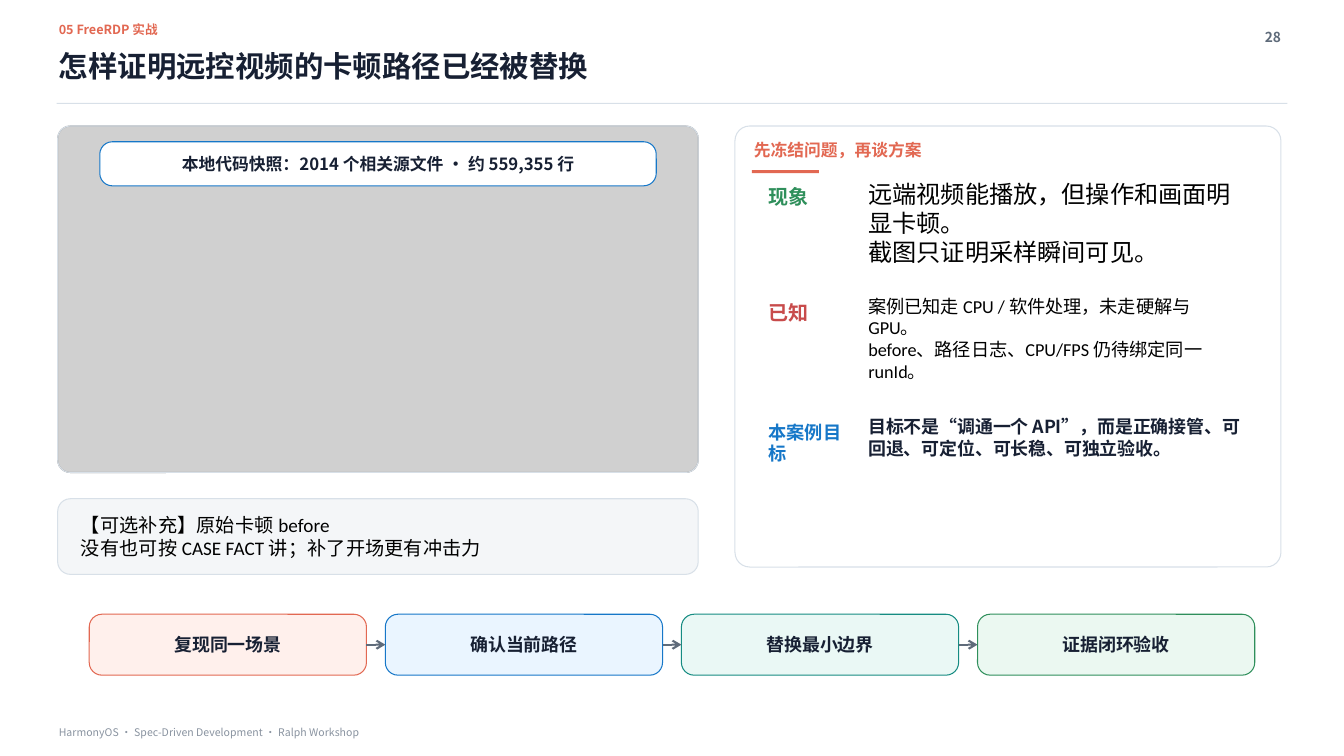
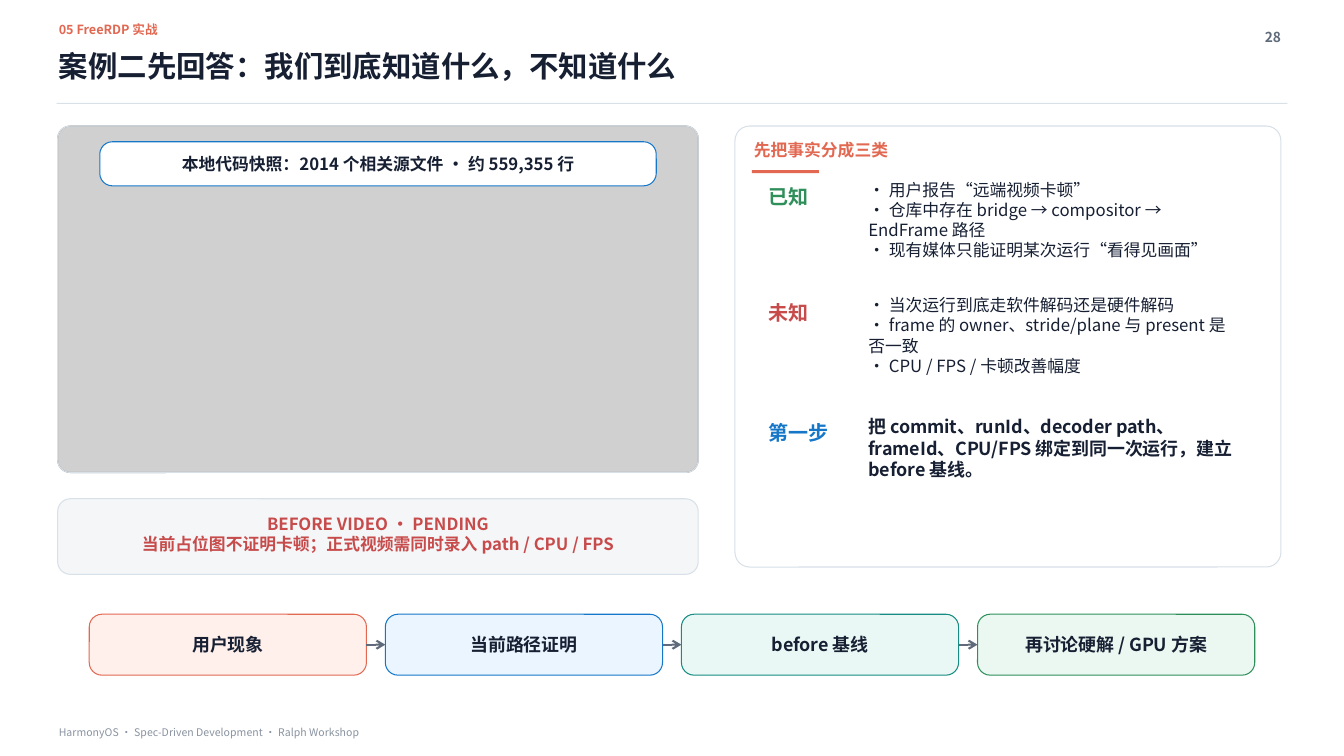
Before and after one commit to xiaomu120413/harmonyos-sdd-ralph-workshop, a slide deck: slide 28 of deliverables/HarmonyOS_SDD_Ralph_Workshop_MDM证据增强版.pptx. Drawn at 1344x756 pixels with LibreOffice and Linux fonts; fonts in the diff are those of the drawing; grey boxes stand for pictures. Boxes give left, top, right and bottom in pixels: in the first picture for what was removed or moved away, otherwise in the second. Text is boxed around its words. In the diff, an @@ line names an element or a change of style, - is before the commit and + after.

```diff
--- a/deliverables/HarmonyOS_SDD_Ralph_Workshop_MDM证据增强版.pptx
+++ b/deliverables/HarmonyOS_SDD_Ralph_Workshop_MDM证据增强版.pptx
@@ text at (59, 52, 676, 81): text changed @@
-怎样证明远控视频的卡顿路径已经被替换
+案例二先回答：我们到底知道什么，不知道什么
@@ text at (754, 141, 888, 158): text changed @@
-先冻结问题，再谈方案
+先把事实分成三类
@@ text at (769, 187, 809, 206): text changed @@
-现象
+已知
@@ text at (868, 182, 1208, 258): text changed; size 17.3 to 12 pt; font Calibri to Noto Sans CJK SC; text colour #000000 to #172033 @@
-远端视频能播放，但操作和画面明显卡顿。
-截图只证明采样瞬间可见。
+• 用户报告“远端视频卡顿”
+• 仓库中存在 bridge → compositor → EndFrame 路径
+• 现有媒体只能证明某次运行“看得见画面”
@@ text at (868, 297, 1226, 374): text changed; size 13 to 12 pt; font Calibri to Noto Sans CJK SC; text colour #000000 to #172033 @@
-案例已知走 CPU / 软件处理，未走硬解与 GPU。
-before、路径日志、CPU/FPS 仍待绑定同一 runId。
+• 当次运行到底走软件解码还是硬件解码
+• frame 的 owner、stride/plane 与 present 是否一致
+• CPU / FPS / 卡顿改善幅度
@@ text at (769, 303, 809, 322): text changed @@
-已知
+未知
@@ text at (868, 418, 1232, 478): text changed @@
-目标不是“调通一个 API”，而是正确接管、可回退、可定位、可长稳、可独立验收。
+把 commit、runId、decoder path、frameId、CPU/FPS 绑定到同一次运行，建立 before 基线。
@@ text at (769, 423, 829, 442): text changed; size 12.9 to 14.2 pt @@
-本案例目标
+第一步
@@ text at (142, 517, 614, 554): text changed; size 13.8 to 12 pt; font Calibri to Noto Sans CJK SC; text colour #000000 to #C84B4B; bold on @@
-【可选补充】原始卡顿 before
-没有也可按 CASE FACT 讲；补了开场更有冲击力
+BEFORE VIDEO · PENDING
+当前占位图不证明卡顿；正式视频需同时录入 path / CPU / FPS
@@ text at (192, 635, 263, 653): text changed @@
-复现同一场景
+用户现象
@@ text at (471, 635, 578, 653): text changed @@
-确认当前路径
+当前路径证明
@@ text at (772, 635, 869, 653): text changed @@
-替换最小边界
+before 基线
@@ text at (1025, 635, 1207, 653): text changed @@
-证据闭环验收
+再讨论硬解 / GPU 方案
```
Also in this commit, not shown: 17 other slides changed, 20 slides added, 20 slides removed, 1 other file.
